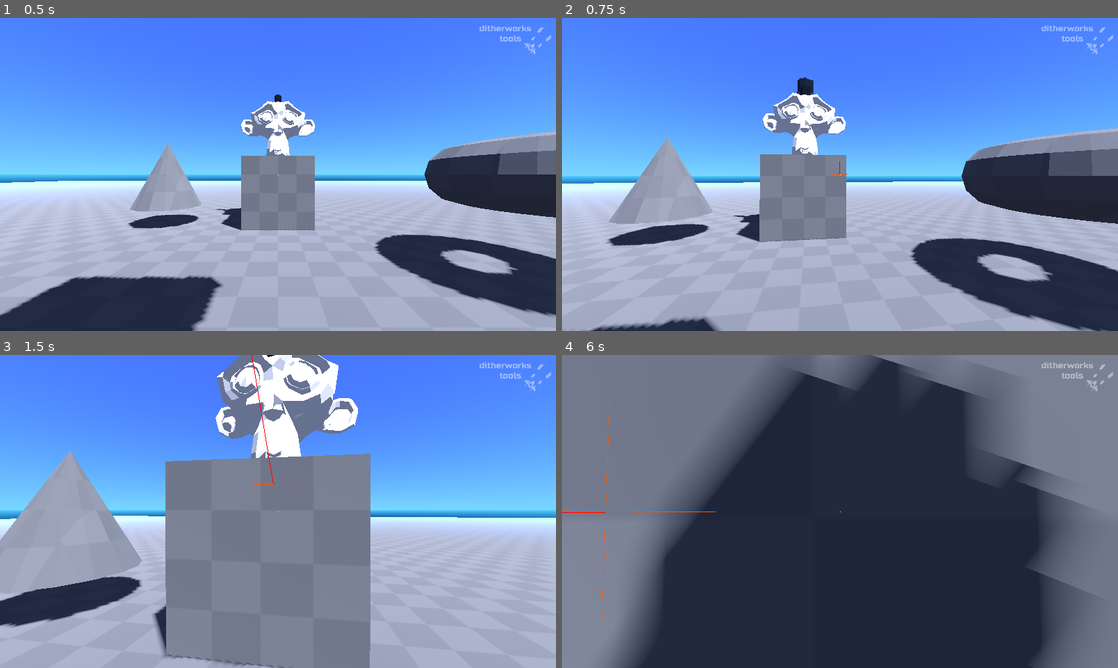
Above: before the commit, frames 1-4 (two rows, left to right).
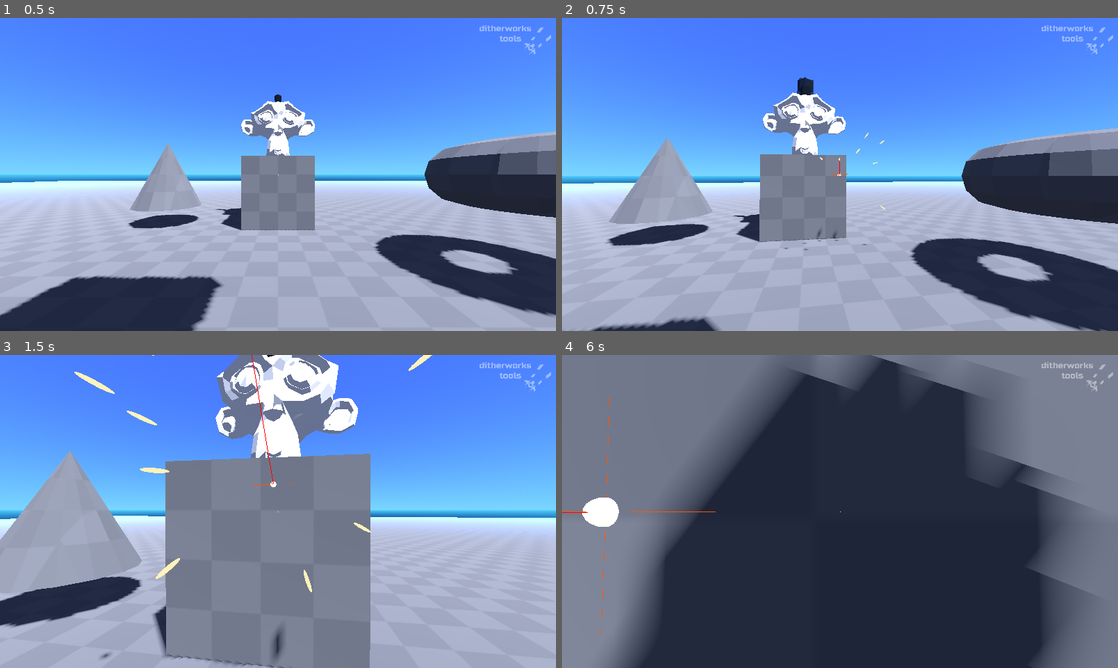
Above: after the commit, the same moments.

Repository: ditherworks/ditherworks_tools
Game: Godot game, scene res://demo/scenes/demo_world.tscn
Two runs of this game, one before a commit and one after it. Both use one fixed random seed, a clock stepped at 60 frames per second and the inputs below.
Inputs (mouse positions are in pixels of both pictures, inside the frame that each line leads up to):
- Up to frame 1 (0.5 s): no input
- Up to frame 2 (0.75 s): tap Enter at 0.5 s; move the mouse to (867, 174) at 0.52 s; hold W (move_forward) from 0.53 s (still down); click (867, 174) at 0.6 s
- Up to frame 3 (1.5 s): keep holding W (move_forward); tap Space (jump) at 0.77 s; move the mouse to (250, 511) at 1.27 s; click (250, 511) at 1.35 s
- Up to frame 4 (6 s): tap Space (jump) at 1.52, 2.75, 3.02, 3.77, 4.52 s; move the mouse to (851, 505) at 2.02 s; hold Q 2.03-2.78 s; click (851, 505) at 2.3 s; move the mouse to (834, 517) at 2.77 s; tap E at 2.85 s; click (834, 517) at 3.05 s; move the mouse to (878, 514) at 3.52 s; hold P 3.53-4.28 s; click (878, 514) at 3.8 s; move the mouse to (795, 508) at 4.27 s; tap Alt at 4.35 s; click (795, 508) at 4.55 s; move the mouse to (845, 511) at 5.02 s; click (845, 511) at 5.1 s; tap Enter at 5.75 s; move the mouse to (817, 505) at 5.77 s; release W (move_forward) at 5.78 s; hold D (move_right) from 5.78 s (still down); click (817, 505) at 5.85 s

Frame 1 is identical in both runs. In frame 2, less than 0.1% of the frame differs, in the area x 40-59%, y 36-75%; in frame 3, 0.6%, in the area x 13-78%, y 0-98%; in frame 4, 0.5%.

Commit message:
fx and plugins
- added plugins
- updated fx system

Diff:
--- /dev/null
+++ b/debug_lines/tool_lines.gd
@@ -0,0 +1,66 @@
+@tool
+class_name ToolLines
+extends MeshInstance3D
+
+
+# Signals
+# Enums
+# Constants
+# Members
+var _mesh := ArrayMesh.new()
+var _lines := []
+
+
+# Default Callbacks
+func _enter_tree() -> void:
+	# create array mesh and material
+	mesh = _mesh
+	material_override = StandardMaterial3D.new()
+	material_override.shading_mode = BaseMaterial3D.SHADING_MODE_UNSHADED
+	material_override.vertex_color_use_as_albedo = true
+	material_override.disable_receive_shadows = true
+
+	cast_shadow = GeometryInstance3D.SHADOW_CASTING_SETTING_OFF
+
+	child_entered_tree.connect(func(node: Node) -> void: rebuild_mesh())
+	child_order_changed.connect(func(node: Node) -> void: rebuild_mesh())
+
+
+# Public Functions
+func add_line(start: Vector3, end: Vector3, color: Color) -> void:
+	_lines.push_back( { "start": start, "end": end, "color": color } )
+
+
+func rebuild_mesh() -> void:
+	_mesh.clear_surfaces()
+
+	# TEMP
+	#if get_child_count() > 1:
+		#for i in get_child_count() - 1:
+			#var child := get_child(i) as Node3D
+			#var next := get_child(i+1) as Node3D
+			#add_line(child.global_position, next.global_position, Color.RED)
+
+	if _lines.is_empty():
+		return
+
+	var array_data := []
+	array_data.resize(Mesh.ARRAY_MAX)
+	var vertices := PackedVector3Array()
+	var colors := PackedColorArray()
+
+	# convert all lines to mesh data
+	for line : Dictionary in _lines:
+		vertices.push_back(line["start"] - global_position)
+		vertices.push_back(line["end"] - global_position)
+		colors.push_back(line["color"])
+		colors.push_back(line["color"])
+
+	# build the mesh from the data
+	array_data[Mesh.ARRAY_VERTEX] = vertices
+	array_data[Mesh.ARRAY_COLOR] = colors
+	_mesh.add_surface_from_arrays(Mesh.PRIMITIVE_LINES, array_data)
+	_lines.clear()
+
+
+# Private Functions
--- /dev/null
+++ b/demo/fx/fx_manager.tscn
@@ -0,0 +1,8 @@
+[gd_scene load_steps=3 format=3 uid="uid://oagr66ck5j2a"]
+
+[ext_resource type="Script" path="res://spawned_fx/fx_manager.gd" id="1_1k81j"]
+[ext_resource type="PackedScene" uid="uid://46avmnm8sxr7" path="res://demo/fx/spark_fx.tscn" id="2_kpk2b"]
+
+[node name="FxManager" type="Node3D"]
+script = ExtResource("1_1k81j")
+_fx_scenes = Array[PackedScene]([ExtResource("2_kpk2b")])
--- /dev/null
+++ b/demo/fx/spark_fx.tscn
@@ -0,0 +1,85 @@
+[gd_scene load_steps=12 format=3 uid="uid://46avmnm8sxr7"]
+
+[ext_resource type="Script" path="res://spawned_fx/fx_3d.gd" id="1_m7g5d"]
+
+[sub_resource type="Curve" id="Curve_vji2l"]
+_data = [Vector2(0, 0), 0.0, 0.0, 0, 0, Vector2(0.1, 1), 0.0, 0.0, 0, 0, Vector2(1, 0), 0.0, 0.0, 0, 0]
+point_count = 3
+
+[sub_resource type="CurveTexture" id="CurveTexture_atit2"]
+curve = SubResource("Curve_vji2l")
+
+[sub_resource type="ParticleProcessMaterial" id="ParticleProcessMaterial_rwwn6"]
+angle_min = -720.0
+angle_max = 720.0
+gravity = Vector3(0, 0, 0)
+scale_min = 0.8
+scale_max = 1.2
+scale_curve = SubResource("CurveTexture_atit2")
+
+[sub_resource type="StandardMaterial3D" id="StandardMaterial3D_ews3i"]
+emission_enabled = true
+emission = Color(1, 0.823529, 0.439216, 1)
+emission_energy_multiplier = 2.0
+
+[sub_resource type="SphereMesh" id="SphereMesh_3no45"]
+material = SubResource("StandardMaterial3D_ews3i")
+radius = 0.2
+height = 0.4
+radial_segments = 16
+rings = 8
+
+[sub_resource type="Curve" id="Curve_88jb7"]
+_data = [Vector2(0, 0.1), 0.0, 0.0, 0, 0, Vector2(0.2, 1), 0.0, 0.0, 0, 0, Vector2(1, 0), 0.0, 0.0, 0, 0]
+point_count = 3
+
+[sub_resource type="CurveTexture" id="CurveTexture_aecef"]
+curve = SubResource("Curve_88jb7")
+
+[sub_resource type="ParticleProcessMaterial" id="ParticleProcessMaterial_ipe6r"]
+particle_flag_align_y = true
+direction = Vector3(0, 0, -1)
+initial_velocity_min = 8.0
+initial_velocity_max = 12.0
+scale_min = 0.4
+scale_max = 0.6
+scale_curve = SubResource("CurveTexture_aecef")
+
+[sub_resource type="StandardMaterial3D" id="StandardMaterial3D_esvbv"]
+shading_mode = 0
+albedo_color = Color(1, 0.890196, 0.596078, 1)
+
+[sub_resource type="SphereMesh" id="SphereMesh_0o0pm"]
+material = SubResource("StandardMaterial3D_esvbv")
+radius = 0.025
+height = 0.3
+radial_segments = 16
+rings = 8
+
+[node name="SparkFX" type="Node3D"]
+script = ExtResource("1_m7g5d")
+
+[node name="Flash" type="GPUParticles3D" parent="."]
+emitting = false
+amount = 1
+lifetime = 0.15
+one_shot = true
+fixed_fps = 60
+process_material = SubResource("ParticleProcessMaterial_rwwn6")
+draw_pass_1 = SubResource("SphereMesh_3no45")
+
+[node name="Sparks" type="GPUParticles3D" parent="."]
+emitting = false
+lifetime = 0.6
+one_shot = true
+explosiveness = 1.0
+randomness = 1.0
+fixed_fps = 60
+process_material = SubResource("ParticleProcessMaterial_ipe6r")
+draw_pass_1 = SubResource("SphereMesh_0o0pm")
+
+[node name="OmniLight3D" type="OmniLight3D" parent="."]
+transform = Transform3D(1, 0, 0, 0, 1, 0, 0, 0, 1, 0, 0, -0.0777806)
+light_color = Color(1, 0.827451, 0.54902, 1)
+light_energy = 2.0
+omni_range = 3.0
--- a/demo/scenes/demo_world.tscn
+++ b/demo/scenes/demo_world.tscn
@@ -1,15 +1,16 @@
-[gd_scene load_steps=26 format=3 uid="uid://2eahjvvuqm1v"]
+[gd_scene load_steps=29 format=3 uid="uid://2eahjvvuqm1v"]
 
 [ext_resource type="PackedScene" uid="uid://b01tt6armfu7j" path="res://demo/scenes/default_environment.tscn" id="1_5eqw7"]
 [ext_resource type="Material" uid="uid://bhcsdgs5j6fxw" path="res://demo/materials/grey_checker.tres" id="2_uabkg"]
 [ext_resource type="Script" path="res://demo/scripts/folder_3d.gd" id="3_1to0t"]
 [ext_resource type="PackedScene" uid="uid://5j01ivs0gas1" path="res://demo/models/shapes_cone.tscn" id="4_4dbg8"]
 [ext_resource type="PackedScene" uid="uid://8w24ph0vsuma" path="res://demo/models/shapes_torus.tscn" id="5_yo584"]
-[ext_resource type="PackedScene" uid="uid://b161qw6g3bm14" path="res://demo/models/shapes.blend" id="6_3k84n"]
+[ext_resource type="PackedScene" uid="uid://b161qw6g3bm14" path="res://demo/models/shapes_monkey.tscn" id="6_3k84n"]
 [ext_resource type="Script" path="res://health/health.gd" id="7_04iuv"]
 [ext_resource type="Script" path="res://health/hitbox.gd" id="8_u11ks"]
 [ext_resource type="Material" uid="uid://j8r223yo0m3c" path="res://demo/materials/grey.tres" id="9_q6lik"]
 [ext_resource type="PackedScene" uid="uid://ct81dwgxecd4w" path="res://demo/scenes/player.tscn" id="10_urfi4"]
+[ext_resource type="Script" path="res://debug_lines/tool_lines.gd" id="11_7h557"]
 
 [sub_resource type="GDScript" id="GDScript_u7i2f"]
 resource_name = "user_test"
@@ -131,6 +132,22 @@
 radius = 0.3
 height = 1.2
 
+[sub_resource type="StandardMaterial3D" id="StandardMaterial3D_hoowq"]
+shading_mode = 0
+vertex_color_use_as_albedo = true
+disable_receive_shadows = true
+
+[sub_resource type="ArrayMesh" id="ArrayMesh_mejgm"]
+_surfaces = [{
+"aabb": AABB(0, 0, 0, 11.3374, 1e-05, 5),
+"attribute_data": PackedByteArray(255, 0, 0, 255, 255, 0, 0, 255, 255, 0, 0, 255, 255, 0, 0, 255),
+"format": 34359738377,
+"primitive": 1,
+"uv_scale": Vector4(0, 0, 0, 0),
+"vertex_count": 4,
+"vertex_data": PackedByteArray(0, 0, 0, 0, 0, 0, 0, 0, 0, 0, 0, 0, 0, 0, 192, 64, 0, 0, 0, 0, 0, 0, 0, 0, 0, 0, 192, 64, 0, 0, 0, 0, 0, 0, 0, 0, 254, 101, 53, 65, 0, 0, 0, 0, 0, 0, 160, 64)
+}]
+
 [node name="DemoWorld" type="Node3D"]
 script = SubResource("GDScript_u7i2f")
 
@@ -266,3 +283,18 @@
 shape = SubResource("CapsuleShape3D_yfr6e")
 
 [node name="Player" parent="." instance=ExtResource("10_urfi4")]
+
+[node name="ToolLines" type="MeshInstance3D" parent="."]
+transform = Transform3D(1, 0, 0, 0, 1, 0, 0, 0, 1, 0, 1.75, 3.5)
+material_override = SubResource("StandardMaterial3D_hoowq")
+cast_shadow = 0
+mesh = SubResource("ArrayMesh_mejgm")
+script = ExtResource("11_7h557")
+
+[node name="Marker3D" type="Marker3D" parent="ToolLines"]
+
+[node name="Marker3D2" type="Marker3D" parent="ToolLines"]
+transform = Transform3D(1, 0, 0, 0, 1, 0, 0, 0, 1, 6, 0, 0)
+
+[node name="Marker3D3" type="Marker3D" parent="ToolLines"]
+transform = Transform3D(1, 0, 0, 0, 1, 0, 0, 0, 1, 11.3374, 0, 5)
--- a/demo/scenes/spark_fx.tscn
+++ /dev/null
@@ -1,182 +0,0 @@
-[gd_scene load_steps=16 format=3 uid="uid://46avmnm8sxr7"]
-
-[ext_resource type="Script" path="res://spawned_fx/spawned_fx_3d.gd" id="1_5qd47"]
-
-[sub_resource type="Curve" id="Curve_acadv"]
-_data = [Vector2(0, 1), 0.0, 0.0, 0, 0, Vector2(1, 0), 0.0, 0.0, 0, 0]
-point_count = 2
-
-[sub_resource type="Curve" id="Curve_vji2l"]
-_data = [Vector2(0, 0), 0.0, 0.0, 0, 0, Vector2(0.1, 1), 0.0, 0.0, 0, 0, Vector2(1, 0), 0.0, 0.0, 0, 0]
-point_count = 3
-
-[sub_resource type="CurveTexture" id="CurveTexture_atit2"]
-curve = SubResource("Curve_vji2l")
-
-[sub_resource type="ParticleProcessMaterial" id="ParticleProcessMaterial_rwwn6"]
-angle_min = -720.0
-angle_max = 720.0
-gravity = Vector3(0, 0, 0)
-scale_min = 0.8
-scale_max = 1.2
-scale_curve = SubResource("CurveTexture_atit2")
-
-[sub_resource type="StandardMaterial3D" id="StandardMaterial3D_ews3i"]
-emission_enabled = true
-emission = Color(1, 0.823529, 0.439216, 1)
-emission_energy_multiplier = 2.0
-
-[sub_resource type="SphereMesh" id="SphereMesh_3no45"]
-material = SubResource("StandardMaterial3D_ews3i")
-radius = 0.2
-height = 0.4
-radial_segments = 16
-rings = 8
-
-[sub_resource type="Curve" id="Curve_88jb7"]
-_data = [Vector2(0, 0.1), 0.0, 0.0, 0, 0, Vector2(0.2, 1), 0.0, 0.0, 0, 0, Vector2(1, 0), 0.0, 0.0, 0, 0]
-point_count = 3
-
-[sub_resource type="CurveTexture" id="CurveTexture_aecef"]
-curve = SubResource("Curve_88jb7")
-
-[sub_resource type="ParticleProcessMaterial" id="ParticleProcessMaterial_ipe6r"]
-particle_flag_align_y = true
-direction = Vector3(0, 0, -1)
-initial_velocity_min = 8.0
-initial_velocity_max = 12.0
-scale_min = 0.4
-scale_max = 0.6
-scale_curve = SubResource("CurveTexture_aecef")
-
-[sub_resource type="StandardMaterial3D" id="StandardMaterial3D_esvbv"]
-shading_mode = 0
-albedo_color = Color(1, 0.890196, 0.596078, 1)
-
-[sub_resource type="SphereMesh" id="SphereMesh_0o0pm"]
-material = SubResource("StandardMaterial3D_esvbv")
-radius = 0.025
-height = 0.3
-radial_segments = 16
-rings = 8
-
-[sub_resource type="Animation" id="Animation_nllwl"]
-length = 0.001
-tracks/0/type = "value"
-tracks/0/imported = false
-tracks/0/enabled = true
-tracks/0/path = NodePath("OmniLight3D:light_energy")
-tracks/0/interp = 1
-tracks/0/loop_wrap = true
-tracks/0/keys = {
-"times": PackedFloat32Array(0),
-"transitions": PackedFloat32Array(1),
-"update": 0,
-"values": [2.0]
-}
-tracks/1/type = "value"
-tracks/1/imported = false
-tracks/1/enabled = true
-tracks/1/path = NodePath("Flash:emitting")
-tracks/1/interp = 1
-tracks/1/loop_wrap = true
-tracks/1/keys = {
-"times": PackedFloat32Array(0),
-"transitions": PackedFloat32Array(1),
-"update": 1,
-"values": [false]
-}
-tracks/2/type = "value"
-tracks/2/imported = false
-tracks/2/enabled = true
-tracks/2/path = NodePath("Sparks:emitting")
-tracks/2/interp = 1
-tracks/2/loop_wrap = true
-tracks/2/keys = {
-"times": PackedFloat32Array(0),
-"transitions": PackedFloat32Array(1),
-"update": 1,
-"values": [false]
-}
-
-[sub_resource type="Animation" id="Animation_27id4"]
-resource_name = "spawn"
-length = 0.5
-tracks/0/type = "value"
-tracks/0/imported = false
-tracks/0/enabled = true
-tracks/0/path = NodePath("OmniLight3D:light_energy")
-tracks/0/interp = 1
-tracks/0/loop_wrap = true
-tracks/0/keys = {
-"times": PackedFloat32Array(0, 0.2),
-"transitions": PackedFloat32Array(1, 1),
-"update": 0,
-"values": [2.0, 0.0]
-}
-tracks/1/type = "value"
-tracks/1/imported = false
-tracks/1/enabled = true
-tracks/1/path = NodePath("Flash:emitting")
-tracks/1/interp = 1
-tracks/1/loop_wrap = true
-tracks/1/keys = {
-"times": PackedFloat32Array(0),
-"transitions": PackedFloat32Array(1),
-"update": 1,
-"values": [true]
-}
-tracks/2/type = "value"
-tracks/2/imported = false
-tracks/2/enabled = true
-tracks/2/path = NodePath("Sparks:emitting")
-tracks/2/interp = 1
-tracks/2/loop_wrap = true
-tracks/2/keys = {
-"times": PackedFloat32Array(0),
-"transitions": PackedFloat32Array(1),
-"update": 1,
-"values": [true]
-}
-
-[sub_resource type="AnimationLibrary" id="AnimationLibrary_k1k51"]
-_data = {
-"RESET": SubResource("Animation_nllwl"),
-"spawn": SubResource("Animation_27id4")
-}
-
-[node name="SparkFX" type="Node3D" node_paths=PackedStringArray("_animation_player")]
-script = ExtResource("1_5qd47")
-_animation_player = NodePath("AnimationPlayer")
-_light_curve = SubResource("Curve_acadv")
-
-[node name="Flash" type="GPUParticles3D" parent="."]
-emitting = false
-amount = 1
-lifetime = 0.15
-one_shot = true
-fixed_fps = 60
-process_material = SubResource("ParticleProcessMaterial_rwwn6")
-draw_pass_1 = SubResource("SphereMesh_3no45")
-
-[node name="Sparks" type="GPUParticles3D" parent="."]
-emitting = false
-amount = 4
-lifetime = 0.6
-one_shot = true
-explosiveness = 1.0
-randomness = 1.0
-fixed_fps = 60
-process_material = SubResource("ParticleProcessMaterial_ipe6r")
-draw_pass_1 = SubResource("SphereMesh_0o0pm")
-
-[node name="OmniLight3D" type="OmniLight3D" parent="."]
-transform = Transform3D(1, 0, 0, 0, 1, 0, 0, 0, 1, 0, 0, -0.0777806)
-light_color = Color(1, 0.827451, 0.54902, 1)
-light_energy = 2.0
-omni_range = 3.0
-
-[node name="AnimationPlayer" type="AnimationPlayer" parent="."]
-libraries = {
-"": SubResource("AnimationLibrary_k1k51")
-}
--- a/health/bullet_cast.gd
+++ b/health/bullet_cast.gd
@@ -19,6 +19,8 @@
 	clear_exceptions()
 
 	while _cast_for_collision():
+		Fx.spawn_aimed("spark_fx", get_collision_point(), get_collision_normal())
+
 		var hitbox := get_collider() as HitBox
 		if hitbox:
 			hitbox.hurt(HurtInfoBase.new(10.0, get_collision_point(), hitbox, self))
--- a/project.godot
+++ b/project.godot
@@ -25,6 +25,7 @@
 g_console="*res://game/console/console.tscn"
 g_god_camera="*res://game/god_camera/god_camera.gd"
 g_game="*res://demo/scenes/game.tscn"
+Fx="*res://demo/fx/fx_manager.tscn"
 
 [debug]
 
@@ -42,6 +43,10 @@
 window/stretch/mode="canvas_items"
 window/stretch/aspect="expand"
 window/vsync/vsync_mode=0
+
+[editor_plugins]
+
+enabled=PackedStringArray("res://addons/editor_tweaks/plugin.cfg", "res://addons/script_tabs/plugin.cfg")
 
 [file_customization]
 
--- /dev/null
+++ b/spawned_fx/fx_3d.gd
@@ -0,0 +1,45 @@
+@icon("fx_3d_icon.svg")
+class_name Fx3d
+extends Node3D
+
+
+# Export Members
+@export var _light_duration := 0.2
+
+
+# Private Members
+var _light : Light3D
+var _light_decay : float
+
+
+# Default Callbacks
+func _ready() -> void:
+	var duration := 0.1
+
+	for child in get_children():
+		if child is GPUParticles3D:
+			var fx := (child as GPUParticles3D)
+			fx.emitting = true
+			fx.one_shot = true
+			duration = max(duration, fx.lifetime)
+		elif child is Light3D:
+			_light = child as Light3D
+			_light_decay = (_light.light_energy / _light_duration)
+			duration = max(duration, _light_duration)
+		elif child is AudioStreamPlayer3D:
+			var audio := child as AudioStreamPlayer3D
+			audio.play()
+			duration = max(duration, audio.stream.get_length())
+
+	await get_tree().create_timer(duration, false, false, false).timeout
+
+	queue_free()
+
+
+func _process(delta: float) -> void:
+	# update light flash, if it exists
+	if _light:
+		_light.light_energy = clampf(_light.light_energy - (_light_decay * delta), 0.0, 1.0)
+
+
+# Private Functions
--- /dev/null
+++ b/spawned_fx/fx_manager.gd
@@ -0,0 +1,82 @@
+class_name FxManager
+extends Node3D
+
+
+# Signals
+# Enums
+# Constants
+const PARENTED_GROUP_NAME := "parented_fx"
+
+
+# Members
+@export var _fx_scenes : Array[PackedScene]
+
+
+var _library : Dictionary
+
+
+# Default Callbacks
+func _ready() -> void:
+	_compile_library()
+
+
+# Public Functions
+# Private Functions
+func spawn(filename: StringName, point: Vector3, parent : Node3D = null) -> Fx3d:
+	if not _library.has(filename):
+		print(filename + " not found in fx library")
+
+	var fx := _library[filename].instantiate() as Fx3d
+	if not fx is Fx3d:
+		return null
+
+	if parent:
+		parent.add_child(fx)
+		fx.add_to_group(PARENTED_GROUP_NAME)
+	else:
+		add_child(fx)
+
+	fx.global_position = point
+
+	return fx
+
+
+func spawn_aimed(filename: StringName, point: Vector3, forward: Vector3, up := Vector3.UP, parent : Node3D = null) -> Fx3d:
+	var fx := spawn(filename, point, parent) as Fx3d
+	if not fx:
+		return null
+
+	# prevent an identical up vector and look vector when spawning on floors or ceilings
+	if forward.normalized().is_equal_approx(Vector3.UP) or forward.normalized().is_equal_approx(-Vector3.UP):
+		up = Vector3.FORWARD
+
+	fx.look_at(point + forward, up)
+
+	return fx
+
+
+func _compile_library() -> void:
+	for scene : PackedScene in _fx_scenes:
+		var filename := scene.resource_path.left(scene.resource_path.rfind("."))
+		filename = filename.right(filename.length() - 1 - filename.rfind("/") )
+
+		if not _library.has(filename):
+			print("Adding fx to library..." + filename)
+			_library[filename] = scene
+		else:
+			print("! duplicate fx filename found " + scene.resource_path)
+
+
+func clear_all() -> void:
+	# clear all fx parented to ourself
+	for child in get_children():
+		if child is Fx3d:
+			child.hide()
+			child.queue_free()
+
+	# clear those attached to some other object
+	if get_tree().has_group(PARENTED_GROUP_NAME):
+		var attached := get_tree().get_nodes_in_group(PARENTED_GROUP_NAME)
+		for fx in attached:
+			fx.hide()
+			fx.queue_free()
--- a/spawned_fx/spawned_fx_3d.gd
+++ /dev/null
@@ -1,99 +0,0 @@
-@icon("spawned_fx_3d_icon.svg")
-class_name SpawnedFX3D
-extends Node3D
-
-
-# S P A W N E D   F X
-# ===================
-# A simple, flexible means of spawning 3D Effects
-# Handles GPUParticles3D, Lights and AudioStreamPlayer3Ds
-# Not optimal for highly frequent spawning, but great to use until you know you need something specifically performant
-
-
-# Export Members
-@export var _animation_player : AnimationPlayer
-@export var _light_duration := 0.2
-@export var _light_curve : Curve
-
-
-# Private Members
-var _light : Light3D
-var _light_energy := 1.0
-var _lifetime := 0.0
-
-static var _instances : Array[SpawnedFX3D]
-
-
-# Default Callbacks
-func _ready() -> void:
-	var duration := 0.1
-
-	if _animation_player == null:
-		# automatic triggers
-		for child in get_children():
-			if child is GPUParticles3D:
-				var fx := (child as GPUParticles3D)
-				fx.emitting = true
-				fx.one_shot = true
-				duration = max(duration, fx.lifetime)
-			elif child is Light3D:
-				_light = child as Light3D
-				_light_energy = _light.light_energy
-				duration = max(duration, _light_duration)
-			elif child is AudioStreamPlayer3D:
-				var audio := child as AudioStreamPlayer3D
-				audio.play()
-				duration = max(duration, audio.stream.get_length())
-	else:
-		# let the animation handle the triggering
-		var anim := _animation_player.get_animation("spawn")
-		if anim:
-			_animation_player.play("spawn")
-			duration = anim.length
-
-	await get_tree().create_timer(duration, false, false, false).timeout
-
-	_instances.remove_at(_instances.find(self))
-	queue_free()
-
-
-func _process(delta: float) -> void:
-	# update light flash, if it exists
-	if _light and _light_curve:
-		_lifetime += delta
-		var strength := _light_curve.sample(_lifetime / _light_duration)
-		_light.light_energy = _light_energy * strength
-
-
-# Static Functions
-static func spawn(scene: PackedScene, parent: Node, point: Vector3) -> SpawnedFX3D:
-	var fx := scene.instantiate() as SpawnedFX3D
-	if not fx is SpawnedFX3D:
-		return null
-
-	parent.add_child(fx)
-	fx.global_position = point
-
-	_instances.push_back(fx)
-
-	return fx
-
-
-static func spawn_aimed(scene: PackedScene, parent: Node, point: Vector3, forward: Vector3, up := Vector3.UP) -> SpawnedFX3D:
-	var fx := spawn(scene, parent, point) as SpawnedFX3D
-	if not fx:
-		return null
-
-	# prevent an identical up vector and look vector when spawning on floors or ceilings
-	if forward.normalized().is_equal_approx(Vector3.UP) or forward.normalized().is_equal_approx(-Vector3.UP):
-		up = Vector3.FORWARD
-
-	fx.look_at(point + forward, up)
-	return fx
-
-
-static func clear_all() -> void:
-	for instance in _instances:
-		instance.queue_free()
-
-	_instances.clear()
Not shown, added: addons/editor_tweaks/editor_tweaks.gd
Not shown, added: addons/editor_tweaks/plugin.cfg
Not shown, added: addons/script_tabs/plugin.cfg
Not shown, added: addons/script_tabs/script_tabs.gd
Renamed: spawned_fx/spawned_fx_3d_icon.svg -> spawned_fx/fx_3d_icon.svg
Not shown, changed: spawned_fx/fx_3d_icon.svg.import
